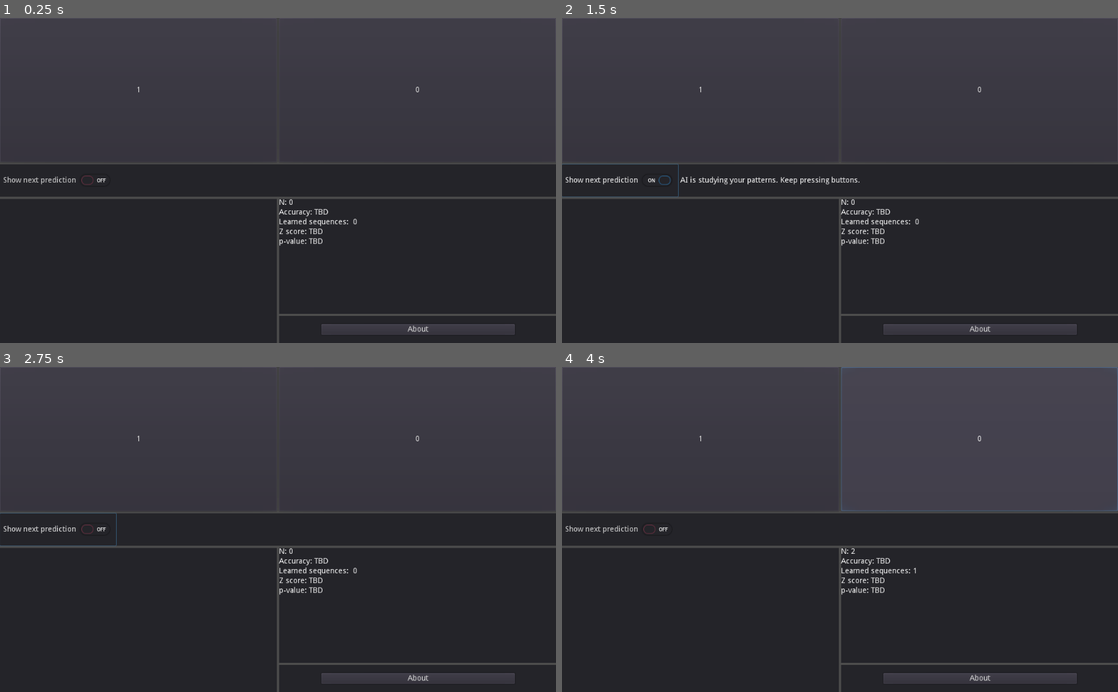
Above: before the commit, frames 1-4 (two rows, left to right).
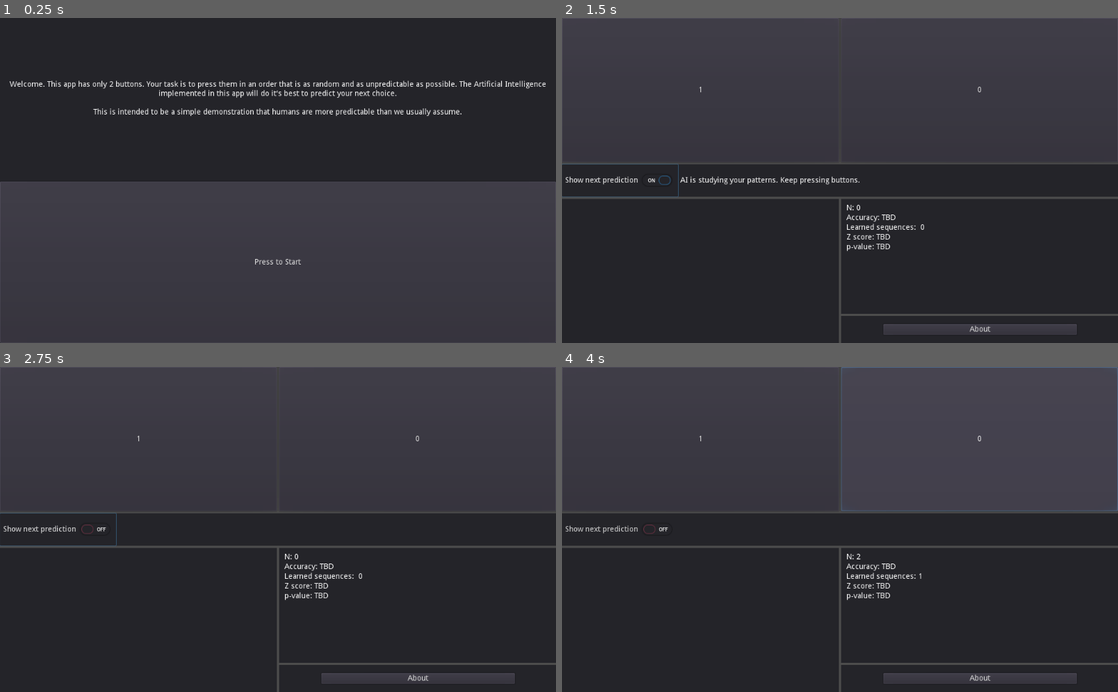
Above: after the commit, the same moments.

Repository: Winsalot/HumanRandomnessTest
Game: Godot game, scene res://Main.tscn
The game is run twice, just before and just after one commit, with the same random seed, the same clock (stepped at 60 frames per second) and the same inputs.
Inputs (mouse positions are in pixels of both pictures, inside the frame that each line leads up to):
- Up to frame 1 (0.25 s): no input
- Up to frame 2 (1.5 s): click (840, 261) at 0.5 s, where only the run after the commit has a clickable "Press to Start"; click "Show next prediction" at 1.25 s
- Up to frame 3 (2.75 s): click "Show next prediction" at 2 s
- Up to frame 4 (4 s): click "1" at 2.75 s; click "0" at 3.5 s

The runs differ from the first frame. In frame 1, 59% of the frame differs, in the area x 0-100%, y 0-100%; in frame 2, 0.7%; in frame 3, 0.7%; in frame 4, 0.7%.

Commit message:
added welcome screen. Deleted old nodes

Diff:
--- a/Main.gd
+++ b/Main.gd
@@ -131,16 +131,6 @@
 		$MarginContainer/Everything/OtherInfo/StatsAbout/Stats/VBoxContainer/PVal.text = \
 		"p-value: " + p_value
 
-##	$HBoxContainer/VBoxContainer2/Next_pred.text = "Next press prediction:" + \
-##	String(next_press)
-#	$HBoxContainer/VBoxContainer2/Acc.text = "Accuracy: " + \
-#	String(accuracy[0]/accuracy[1]) + \
-#	"\n Number of predictions: " + String(accuracy[1]) + \
-#	"\n Number of learned sequences: " + String(ngram_freq.size()) + \
-#	"\n Z score: " + z_score + \
-#	"\n p-value: " + p_value
-
-
 func _on_Button_A_pressed():
 #	print("Button A pressed")
 	register_choice(0)
--- a/Main.tscn
+++ b/Main.tscn
@@ -13,6 +13,30 @@
 
 [sub_resource type="ShortCut" id=4]
 shortcut = SubResource( 3 )
+
+[sub_resource type="GDScript" id=5]
+script/source = "extends Panel
+
+
+# Declare member variables here. Examples:
+# var a = 2
+# var b = \"text\"
+
+
+# Called when the node enters the scene tree for the first time.
+func _ready():
+	pass # Replace with function body.
+
+
+# Called every frame. 'delta' is the elapsed time since the previous frame.
+#func _process(delta):
+#	pass
+
+
+func _on_Begin_button_down():
+	self.visible = false
+	pass # Replace with function body.
+"
 
 [node name="Main" type="Control"]
 anchor_right = 1.0
@@ -118,6 +142,8 @@
 size_flags_vertical = 3
 
 [node name="VBoxContainer" type="VBoxContainer" parent="MarginContainer/Everything/OtherInfo/StatsAbout/Stats"]
+margin_left = 10.0
+margin_top = 10.0
 margin_right = 40.0
 margin_bottom = 40.0
 __meta__ = {
@@ -177,41 +203,42 @@
 "_edit_use_anchors_": false
 }
 
-[node name="HBoxContainer" type="HBoxContainer" parent="MarginContainer"]
-visible = false
-margin_right = 1024.0
-margin_bottom = 600.0
-__meta__ = {
-"_edit_use_anchors_": false
-}
-
-[node name="VBoxContainer" type="VBoxContainer" parent="MarginContainer/HBoxContainer"]
-margin_right = 428.0
-margin_bottom = 570.0
-__meta__ = {
-"_edit_use_anchors_": false
-}
-
-[node name="Container" type="HBoxContainer" parent="MarginContainer/HBoxContainer/VBoxContainer"]
-margin_right = 428.0
-
-[node name="Instructions" type="Label" parent="MarginContainer/HBoxContainer/VBoxContainer"]
-margin_top = 4.0
-margin_right = 428.0
-margin_bottom = 18.0
-text = "Try pressing buttons A and B in order that is as random as possible"
-
-[node name="VBoxContainer2" type="VBoxContainer" parent="MarginContainer/HBoxContainer"]
-margin_left = 432.0
-margin_right = 432.0
-margin_bottom = 570.0
-
-[node name="Next_pred" type="Label" parent="MarginContainer/HBoxContainer/VBoxContainer2"]
-margin_bottom = 14.0
-
-[node name="Acc" type="Label" parent="MarginContainer/HBoxContainer/VBoxContainer2"]
-margin_top = 18.0
-margin_bottom = 32.0
+[node name="WelcomeScreen" type="Panel" parent="MarginContainer"]
+margin_right = 1024.0
+margin_bottom = 600.0
+script = SubResource( 5 )
+
+[node name="VBoxContainer" type="VBoxContainer" parent="MarginContainer/WelcomeScreen"]
+anchor_right = 1.0
+anchor_bottom = 1.0
+__meta__ = {
+"_edit_use_anchors_": false
+}
+
+[node name="Welcome message" type="Label" parent="MarginContainer/WelcomeScreen/VBoxContainer"]
+margin_right = 1024.0
+margin_bottom = 298.0
+size_flags_vertical = 3
+text = "Welcome. This app has only 2 buttons. Your task is to press them in an order that is as random and as unpredictable as possible. The Artificial Intelligence implemented in this app will do it's best to predict your next choice.
+
+This is intended to be a simple demonstration that humans are more predictable than we usually assume."
+align = 1
+valign = 1
+autowrap = true
+__meta__ = {
+"_edit_use_anchors_": false
+}
+
+[node name="Begin!" type="Button" parent="MarginContainer/WelcomeScreen/VBoxContainer"]
+margin_top = 302.0
+margin_right = 1024.0
+margin_bottom = 600.0
+size_flags_vertical = 3
+text = "Press to Start"
+__meta__ = {
+"_edit_use_anchors_": false
+}
 [connection signal="pressed" from="MarginContainer/Everything/ButtonBox/Button_B" to="." method="_on_Button_B_pressed"]
 [connection signal="pressed" from="MarginContainer/Everything/ButtonBox/Button_A" to="." method="_on_Button_A_pressed"]
 [connection signal="toggled" from="MarginContainer/Everything/Predictions/HBoxPred/ShowPredButton" to="." method="_on_ShowPredButton_toggled"]
+[connection signal="button_down" from="MarginContainer/WelcomeScreen/VBoxContainer/Begin!" to="MarginContainer/WelcomeScreen" method="_on_Begin_button_down"]
Not shown: 1 places in Main.tscn that only renumber resources
Not shown, changed: README
